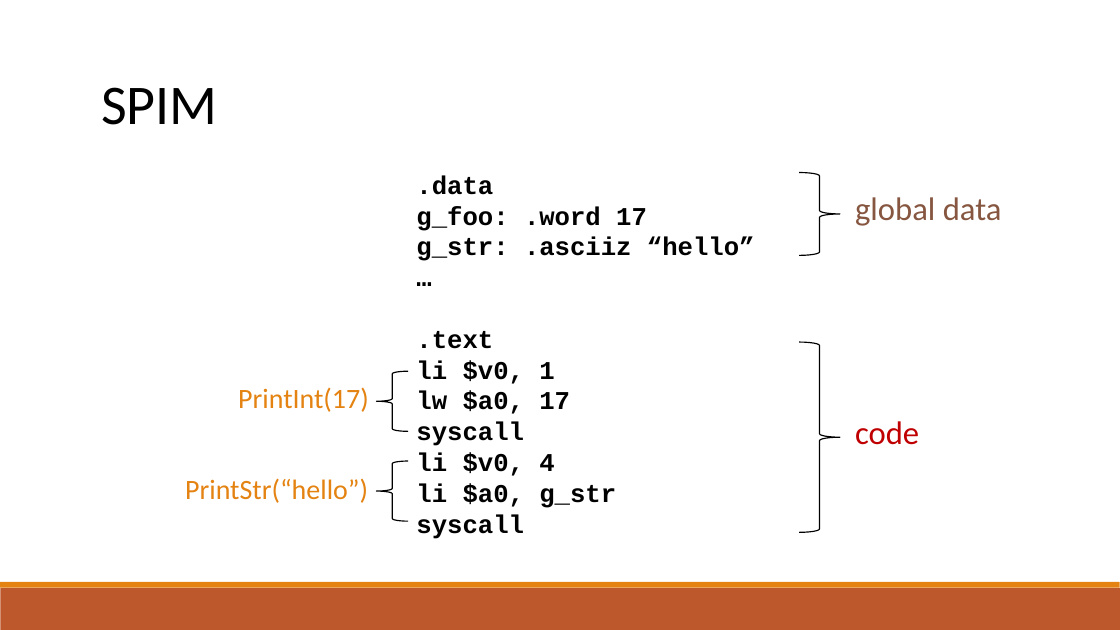
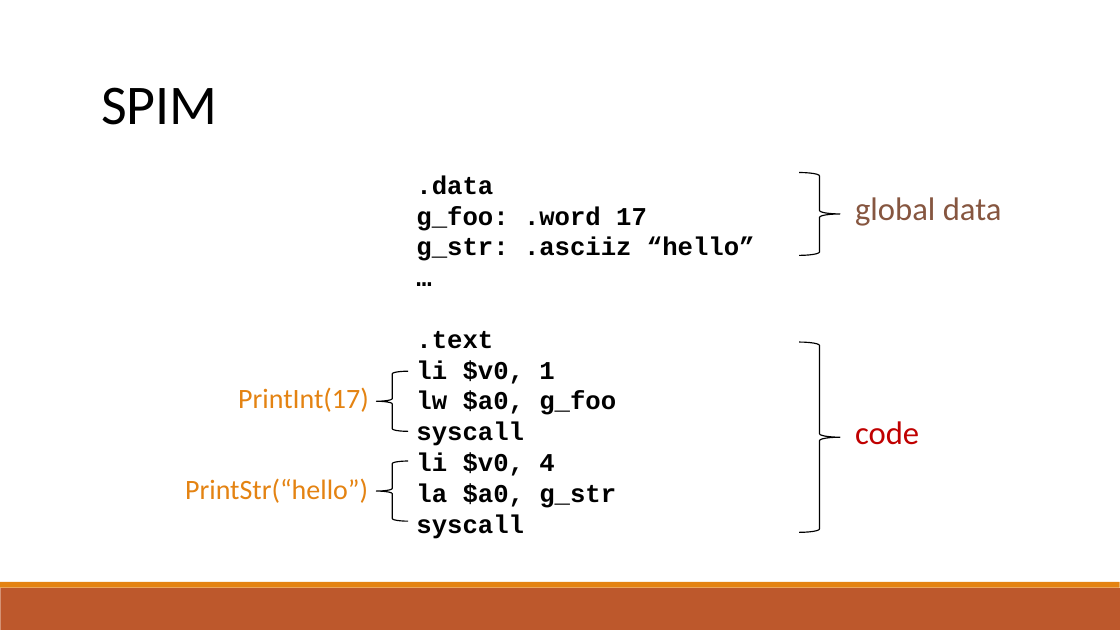
Before and after one commit to raghadzeidan/COMPILATION_TAU_FOR_STUDENTS, a slide deck: slide 57 of new_slides/codegen.pptx. Drawn at 1120x630 pixels with LibreOffice and Linux fonts; fonts in the diff are those of the drawing. Boxes give left, top, right and bottom in pixels: in the first picture for what was removed or moved away, otherwise in the second. Text is boxed around its words. In the diff, an @@ line names an element or a change of style, - is before the commit and + after.

```diff
--- a/new_slides/codegen.pptx
+++ b/new_slides/codegen.pptx
@@ text at bbox=[416, 390, 616, 415]: text changed @@
-lw $a0, 17
+lw $a0, g_foo
@@ text at bbox=[416, 483, 616, 508]: text changed @@
-li $a0, g_str
+la $a0, g_str
```
Also in this commit, not shown: 1 other slide changed, 1 other file.
